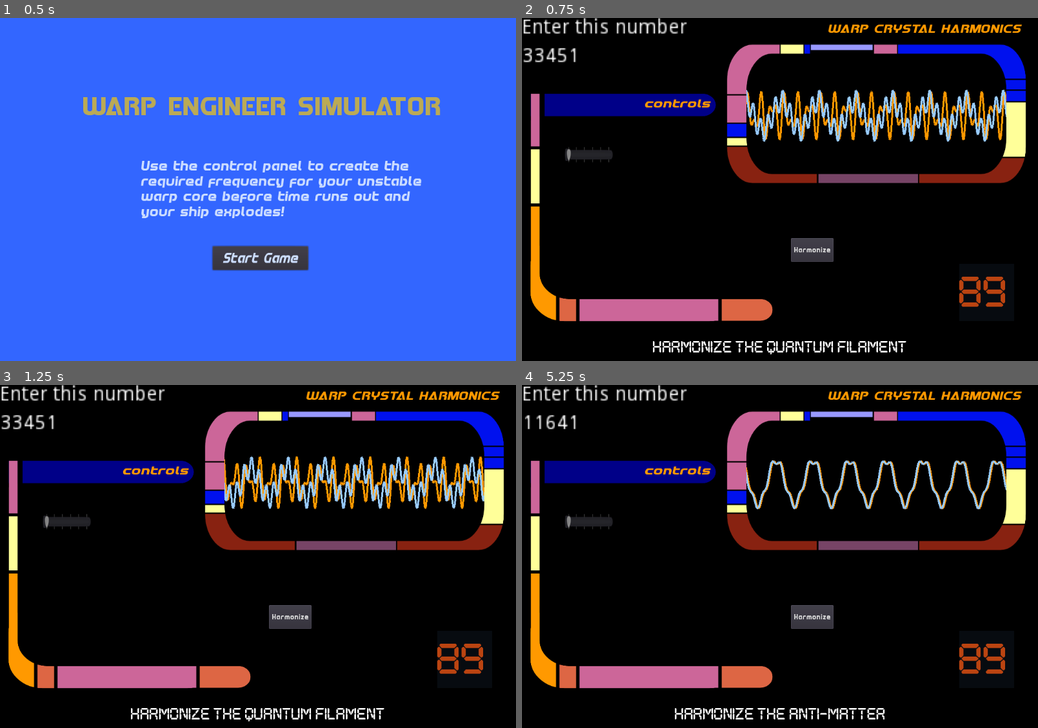
Above: before the commit, frames 1-4 (two rows, left to right).
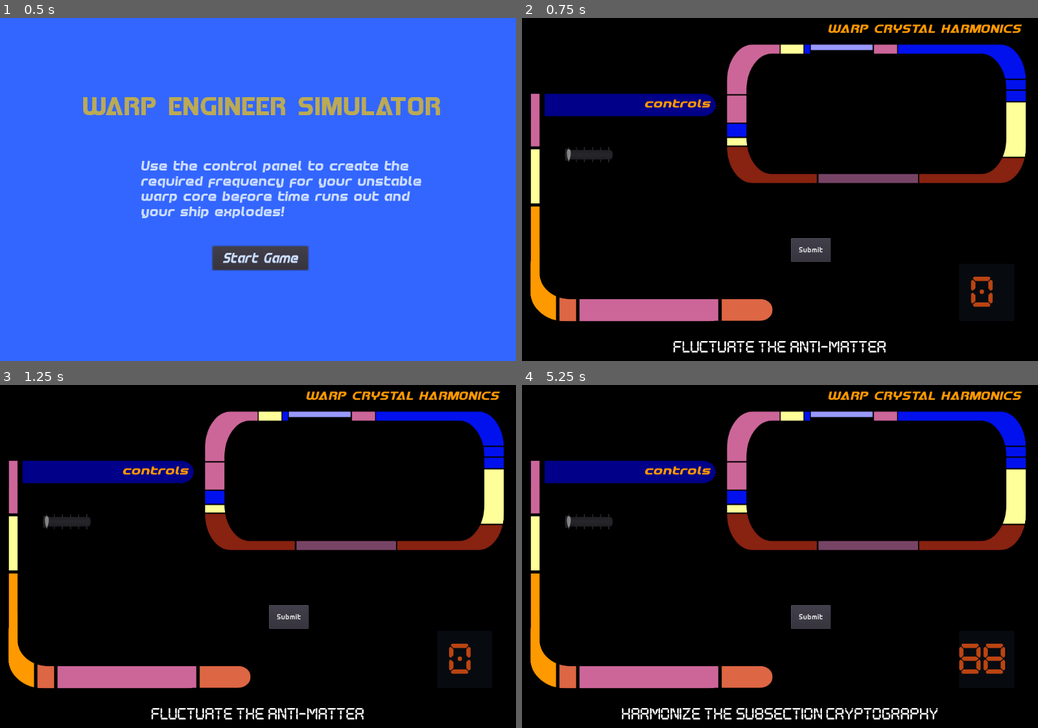
Above: after the commit, the same moments.

Repository: squiggle-at-squiggle/LDJam49
Game: Godot game, scene res://Scenes/Main.tscn
Two runs of this game, one before a commit and one after it. Both use one fixed random seed, a clock stepped at 60 frames per second and the inputs below.
Inputs:
- Up to frame 1 (0.5 s): no input
- Up to frame 2 (0.75 s): click "Start Game" at 0.5 s
- Up to frame 3 (1.25 s): no input
- Up to frame 4 (5.25 s): click "Harmonize" (after the commit: "Submit") at 1.25 s; click "Harmonize" (after the commit: "Submit") at 2 s; click "Harmonize" (after the commit: "Submit") at 2.75 s; tap Enter at 3.5 s; tap Space at 4.25 s; click "Start Game" at 5 s

Frame 1 is identical in both runs. In frame 2, 6.2% of the frame differs, in the area x 0-94%, y 0-99%; in frame 3, 6.2%; in frame 4, 3.6%.

Commit message:
Roundier rounds (#44)
* Some unresolved import files and a new font. Added handling in the main script to create random silly messages. Changed the message box a bit for readability reasons

* Fixed a bug with overlapping text

* consolidate the subsection cryptography

* Added pause between rounds

Diff:
--- a/Code/Main.gd
+++ b/Code/Main.gd
@@ -22,6 +22,7 @@
 	time = time + (3 * delta)
 
 func NewGame():
+	$ControlPanel/Control/PlayerScreen.hide()
 	$StartScreen/Control.hide()
 	$EndScreen/Control.hide()
 	$EngineNoise.play(3)
@@ -54,7 +55,8 @@
 	var verb = Verb()
 	var message = verb + " the " + TechnoBabble()
 	$ControlPanel/MessageBox.create_message(message, 3)
-	$ControlPanel/Control/Submit.text = verb
+	yield(get_tree().create_timer(3), "timeout")
+	$ControlPanel/Control/PlayerScreen.show()
 	if round_counter >= 1:
 		current_puzzle.queue_free()
 	current_puzzle = Puzzle.instance()
@@ -118,10 +120,10 @@
 		hide_all_toggles()
 
 func Verb():
-	var verb = ["Harmonize", "Fluctuate"]
+	var verb = ["Harmonize", "Fluctuate", "Consolidate"]
 	return verb[randi() % verb.size()]
 
 
 func TechnoBabble():
-	var technoBabble = ["quantum filament", "anti-matter"]
+	var technoBabble = ["quantum filament", "anti-matter", "subsection cryptography"]
 	return technoBabble[randi() % technoBabble.size()]
--- a/Code/MessageBox.gd
+++ b/Code/MessageBox.gd
@@ -22,6 +22,7 @@
 
 
 func end_message():
+	$Panel/CenteredDisplay.hide()
 	is_active = false
 
 
--- a/Scenes/MessageBox.tscn
+++ b/Scenes/MessageBox.tscn
@@ -27,7 +27,7 @@
 margin_right = 441.0
 margin_bottom = 22.5
 custom_fonts/font = ExtResource( 2 )
-text = "Use the controls to stablize the warp crystal"
+text = "Press start to begin"
 align = 1
 __meta__ = {
 "_edit_use_anchors_": false
--- a/Scenes/PlayerScreen.tscn
+++ b/Scenes/PlayerScreen.tscn
@@ -1,5 +1,6 @@
 [gd_scene load_steps=2 format=2]
 
-[ext_resource path="res://Scenes/EngineGraph.tscn" type="PackedScene" id=1]
+[ext_resource path="res://Code/EngineGraph.gd" type="Script" id=1]
 
-[node name="PlayerScreen" instance=ExtResource( 1 )]
+[node name="PlayerScreen" type="Node2D"]
+script = ExtResource( 1 )
